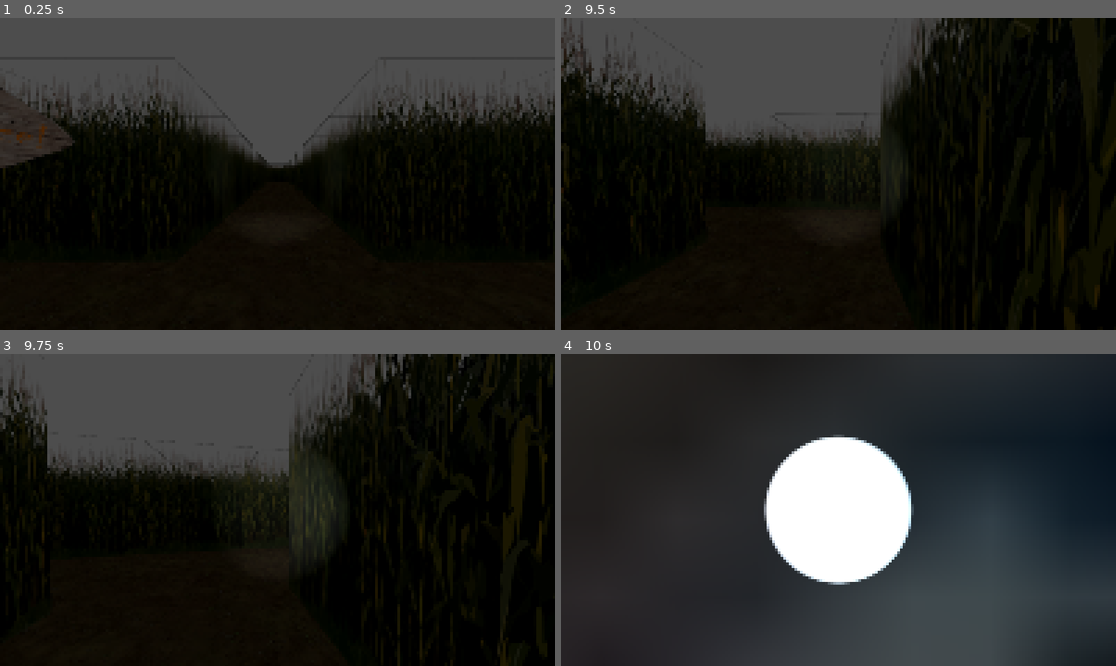
Above: before the commit, frames 1-4 (two rows, left to right).
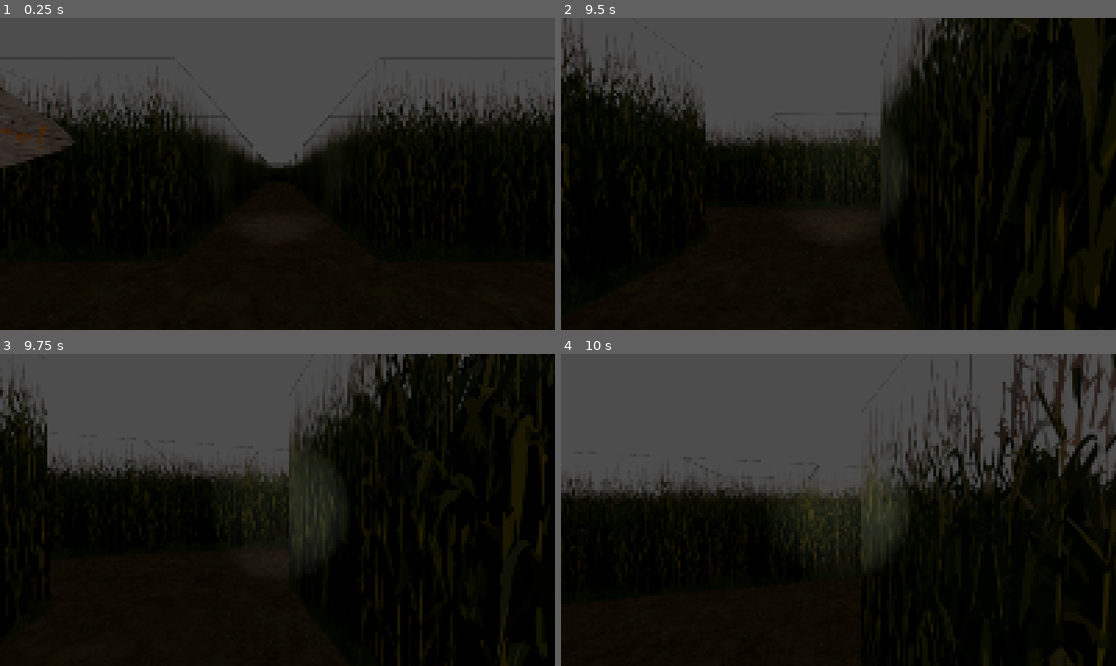
Above: after the commit, the same moments.

Repository: ericholtz/cornkeeper
Game: Godot game, scene res://scenes/Main.tscn
Same seed, same stepped clock (60 frames per second), same inputs: the game is played once before the commit and once after it.
Inputs (mouse positions are in pixels of both pictures, inside the frame that each line leads up to):
- Up to frame 1 (0.25 s): no input
- Up to frame 2 (9.5 s): tap Enter (enter) at 0.5, 0.6, 2.1, 3.6, 5.1, 6.6, 8.1 s; move the mouse to (866, 174) at 0.52 s; hold W (up) 0.53-5.78 s; tap Space (jump) at 0.77, 1.52, 3.02, 3.77, 4.52, 6.02, 6.77, 7.52, 8.75, 9.02 s; move the mouse to (810, 174) at 1.27 s; tap Shift (run) every 1.5 s from 1.35 to 8.85 s; move the mouse to (849, 167) at 2.02 s; move the mouse to (832, 180) at 2.77 s; move the mouse to (877, 177) at 3.52 s; move the mouse to (794, 170) at 4.27 s; move the mouse to (844, 174) at 5.02 s; move the mouse to (816, 167) at 5.77 s; hold D (right) 5.78-6.53 s; move the mouse to (866, 174) at 6.52 s; hold W (up) 6.53-8.78 s; move the mouse to (810, 174) at 7.27 s; move the mouse to (849, 167) at 8.02 s; move the mouse to (832, 180) at 8.77 s; hold A (left) from 8.78 s (still down)
- Up to frame 3 (9.75 s): move the mouse to (316, 513) at 9.52 s; release A (left) at 9.53 s; hold W (up) from 9.53 s (still down); tap Enter (enter) at 9.6 s
- Up to frame 4 (10 s): keep holding W (up); tap Space (jump) at 9.77 s

Frames 1-3 are identical in both runs. In frame 4, 96% of the frame differs, in the area x 0-100%, y 0-100%.

Commit message:
move scripts to scripts folder

Diff:
--- a/scenes/ben_bot.gd
+++ b/scripts/ben_bot.gd
@@ -3,7 +3,7 @@
 @onready var navigation_agent_3d: NavigationAgent3D = $NavigationAgent3D
 @onready var player: CharacterBody3D = $"../Player"
 
-var movement_speed: float = 5.0
+var movement_speed: float = 0.0
 
 func _physics_process(_delta: float) -> void:
 	navigation_agent_3d.set_target_position(player.position)
Renamed: scenes/ben_bot.gd.uid -> scripts/ben_bot.gd.uid
